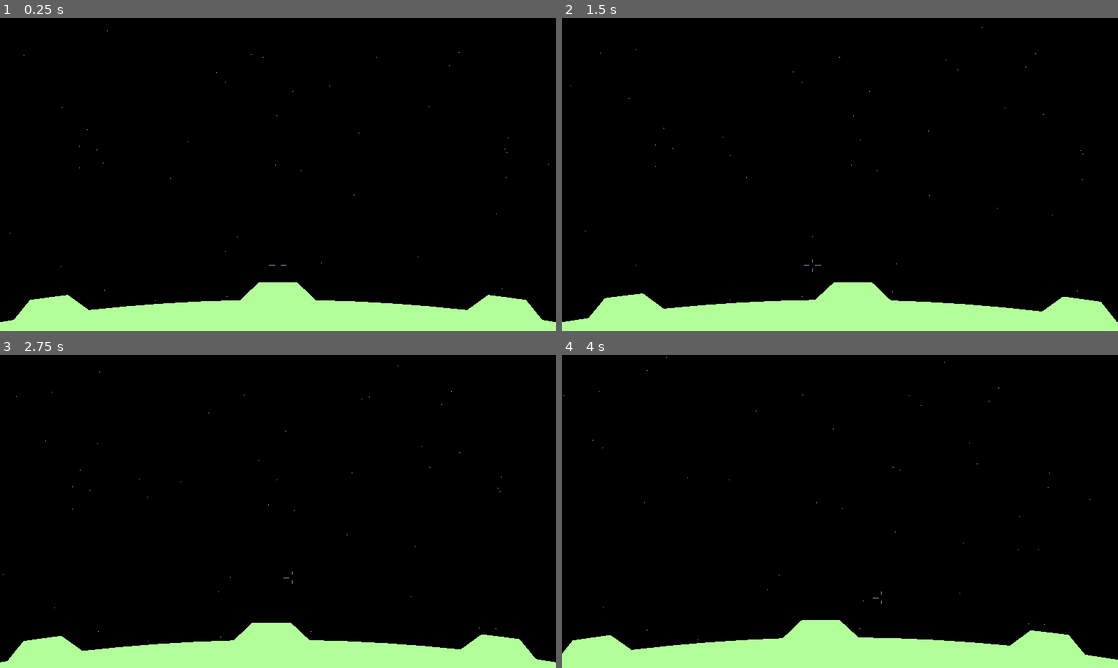
Above: before the commit, frames 1-4 (two rows, left to right).
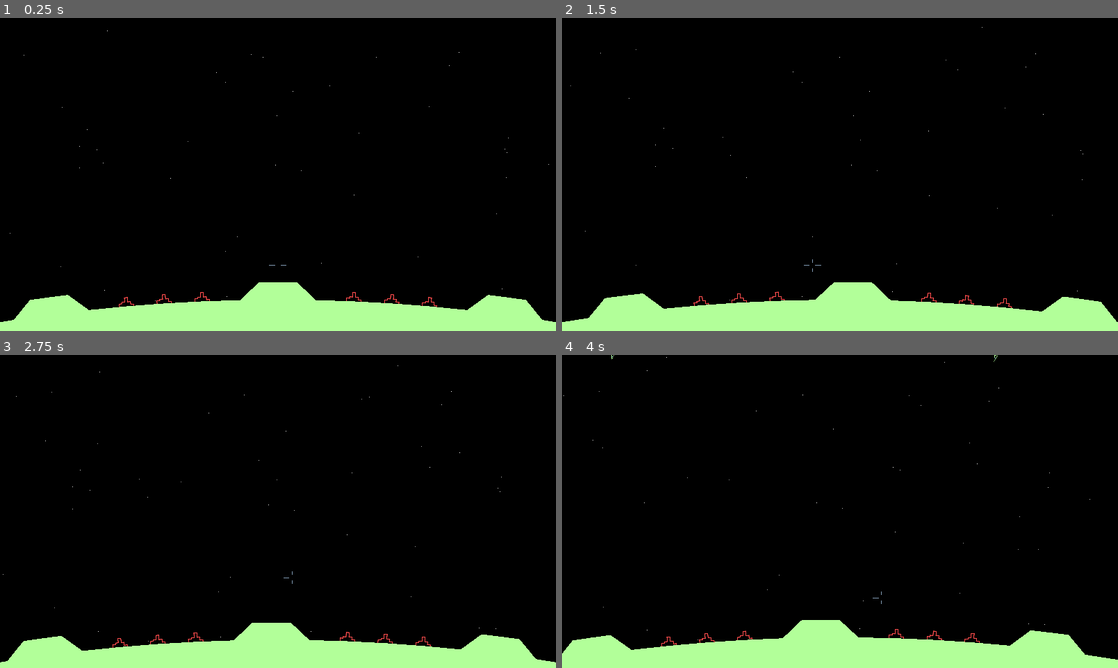
Above: after the commit, the same moments.

Repository: tartley/missile-commander
Game: Godot game, scene res://main.tscn
Two runs of this game, one before a commit and one after it. Both use one fixed random seed, a clock stepped at 60 frames per second and the inputs below.
Inputs (mouse positions are in pixels of both pictures, inside the frame that each line leads up to):
- Up to frame 1 (0.25 s): no input
- Up to frame 2 (1.5 s): tap Enter at 0.5 s; move the mouse to (867, 174) at 0.52 s; tap Space at 1.25 s; move the mouse to (812, 174) at 1.27 s
- Up to frame 3 (2.75 s): tap Enter at 2 s; move the mouse to (289, 505) at 2.02 s
- Up to frame 4 (4 s): tap Space at 2.75 s; move the mouse to (834, 517) at 2.77 s; tap Enter at 3.5 s; move the mouse to (878, 514) at 3.52 s

The runs differ from the first frame. In frame 1, 0.1% of the frame differs, in the area x 21-79%, y 87-93%; in frame 2, 0.1%; in frame 3, 0.1%; in frame 4, 0.1%, in the area x 8-79%, y 0-94%.

Commit message:
Cities exist!

Diff:
--- /dev/null
+++ b/city/appearance.gd
@@ -0,0 +1,7 @@
+extends Node2D
+
+# must be populated by parent
+var verts:Array[Vector2]
+
+func _draw():
+    draw_polyline(verts, Color(1, .3, .3), 4.0, true)
--- /dev/null
+++ b/city/city.gd
@@ -0,0 +1,20 @@
+extends Node2D
+
+const verts: Array[Vector2] = [
+    Vector2(-50, 0),
+    Vector2(-50, 20),
+    Vector2(-30, 20),
+    Vector2(-30, 30),
+    Vector2(-10, 30),
+    Vector2(-10, 60),
+    Vector2(10, 60),
+    Vector2(10, 30),
+    Vector2(30, 30),
+    Vector2(30, 10),
+    Vector2(50, 10),
+    Vector2(50, 0),
+]
+
+func _ready() -> void:
+    rotation = position.angle() - PI / 2
+    $Appearance.verts = verts
--- /dev/null
+++ b/city/city.tscn
@@ -0,0 +1,11 @@
+[gd_scene load_steps=3 format=3 uid="uid://dk83v0qqd5oxt"]
+
+[ext_resource type="Script" path="res://city/city.gd" id="1_0fe6i"]
+[ext_resource type="Script" path="res://city/appearance.gd" id="2_k76dq"]
+
+[node name="City" type="Node2D"]
+script = ExtResource("1_0fe6i")
+metadata/_edit_group_ = true
+
+[node name="Appearance" type="Node2D" parent="."]
+script = ExtResource("2_k76dq")
--- a/ground.gd
+++ b/ground.gd
@@ -15,7 +15,7 @@
 var verts : Array[Vector2]
 var cities : Array[Vector2] = []
 var bases : Array[Vector2] = []
-var empties : Array[Vector2] = []
+var gaps : Array[Vector2] = []
 
 func _ready():
     # Shape of ground in annotated polar co-ordinates, (angle, radius, feature). Where:
@@ -31,27 +31,27 @@
         Polar.new(-40 * seg_ang, RADIUS),
         Polar.new(-36 * seg_ang, RADIUS),
         Polar.new(-32 * seg_ang, RADIUS),
-        Polar.new(-28 * seg_ang, RADIUS, "empty"),
-        Polar.new(-26 * seg_ang, RADIUS + HILL_HEIGHT, "empty"),
+        Polar.new(-28 * seg_ang, RADIUS, "gap"),
+        Polar.new(-26 * seg_ang, RADIUS + HILL_HEIGHT, "gap"),
         Polar.new(-24 * seg_ang, RADIUS + HILL_HEIGHT, "base"),
-        Polar.new(-22 * seg_ang, RADIUS + HILL_HEIGHT, "empty"),
-        Polar.new(-20 * seg_ang, RADIUS, "empty"),
+        Polar.new(-22 * seg_ang, RADIUS + HILL_HEIGHT, "gap"),
+        Polar.new(-20 * seg_ang, RADIUS, "gap"),
         Polar.new(-16 * seg_ang, RADIUS, "city"),
         Polar.new(-12 * seg_ang, RADIUS, "city"),
         Polar.new(-8 * seg_ang, RADIUS, "city"),
-        Polar.new(-4 * seg_ang, RADIUS, "empty"),
-        Polar.new(-2 * seg_ang, RADIUS + HILL_HEIGHT, "empty"),
+        Polar.new(-4 * seg_ang, RADIUS, "gap"),
+        Polar.new(-2 * seg_ang, RADIUS + HILL_HEIGHT, "gap"),
         Polar.new(0 * seg_ang, RADIUS + HILL_HEIGHT, "base"),
-        Polar.new(2 * seg_ang, RADIUS + HILL_HEIGHT, "empty"),
-        Polar.new(4 * seg_ang, RADIUS, "empty"),
+        Polar.new(2 * seg_ang, RADIUS + HILL_HEIGHT, "gap"),
+        Polar.new(4 * seg_ang, RADIUS, "gap"),
         Polar.new(8 * seg_ang, RADIUS, "city"),
         Polar.new(12 * seg_ang, RADIUS, "city"),
         Polar.new(16 * seg_ang, RADIUS, "city"),
-        Polar.new(20 * seg_ang, RADIUS, "empty"),
-        Polar.new(22 * seg_ang, RADIUS + HILL_HEIGHT, "empty"),
+        Polar.new(20 * seg_ang, RADIUS, "gap"),
+        Polar.new(22 * seg_ang, RADIUS + HILL_HEIGHT, "gap"),
         Polar.new(24 * seg_ang, RADIUS + HILL_HEIGHT, "base"),
-        Polar.new(26 * seg_ang, RADIUS + HILL_HEIGHT, "empty"),
-        Polar.new(28 * seg_ang, RADIUS, "empty"),
+        Polar.new(26 * seg_ang, RADIUS + HILL_HEIGHT, "gap"),
+        Polar.new(28 * seg_ang, RADIUS, "gap"),
         Polar.new(32 * seg_ang, RADIUS),
         Polar.new(36 * seg_ang, RADIUS),
         Polar.new(40 * seg_ang, RADIUS),
@@ -71,8 +71,8 @@
             collection = cities
         elif va[1] == "base":
             collection = bases
-        elif va[1] == "empty":
-            collection = empties
+        elif va[1] == "gap":
+            collection = gaps
         elif va[1]:
             assert(false, "Unrecognized vertex annotation '%s'" % va[1])
         collection.append(va[0])
--- a/main.gd
+++ b/main.gd
@@ -1,16 +1,27 @@
 class_name Main extends Node
 
 var Missile = preload("res://missile/missile.tscn")
+var City = preload("res://city/city.tscn")
 
 func launch_missile():
     var missile = Missile.instantiate()
-    var start := Vector2(randf_range(-2000, +2000), randf_range(14500, 15000)) # start position
-    var targets:Array[Vector2] = %Ground.empties + %Ground.cities
+    var start := Vector2(randf_range(-2000, +2000), randf_range(14500, 15000))
+    var targets:Array[Vector2] = %Ground.gaps + %Ground.cities
     var destination:Vector2 = targets.pick_random()
     var speed := randf_range(100, 200)
     missile.launch(start, destination, speed)
     %World.add_child(missile)
 
+func create_cities():
+    for city_pos in %Ground.cities:
+        var city = City.instantiate()
+        city.position = city_pos
+        %World.add_child(city)
+
+func begin_level(level:int):
+    for _i in range(20):
+        launch_missile()
+
 func _ready() -> void:
-    for _i in range(10):
-        launch_missile()
+    create_cities()
+    begin_level(1)
--- a/missile/missile.gd
+++ b/missile/missile.gd
@@ -10,14 +10,6 @@
 
 var velocity: Vector2
 
-func _init() -> void:
-    var rng = RandomNumberGenerator.new()
-    position = Vector2(1960, 2160 - SIZE/2)
-    var destination := Vector2(rng.randf_range(0, 2*1960), 0)
-    var time = 10 # seconds
-    velocity = (destination - position) / time
-    rotation = tanh(velocity.x / -velocity.y)
-
 func _ready() -> void:
     $Appearance.verts = verts
     $Exhaust.direction = Vector2(velocity.x, -velocity.y)
